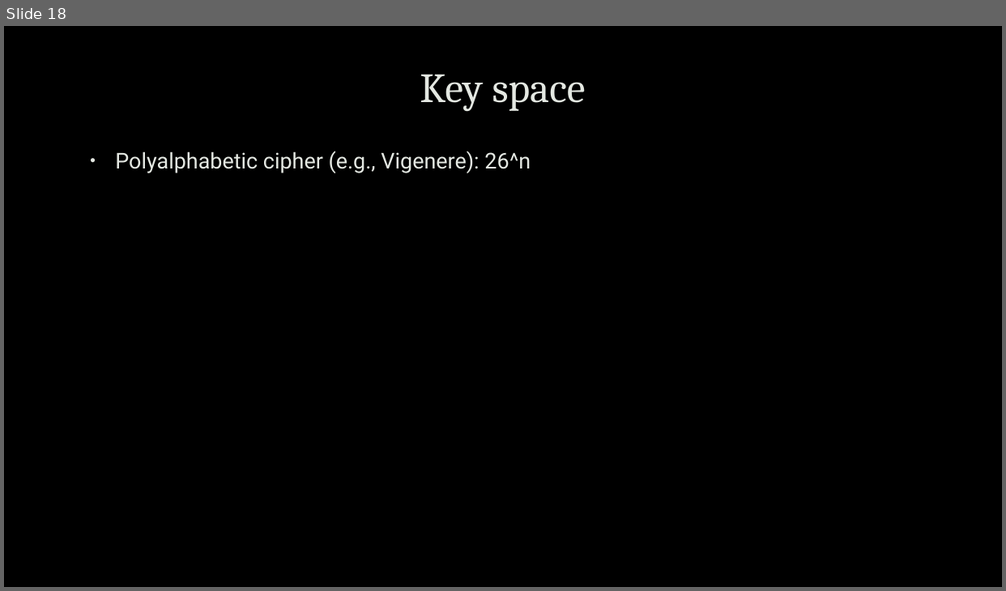
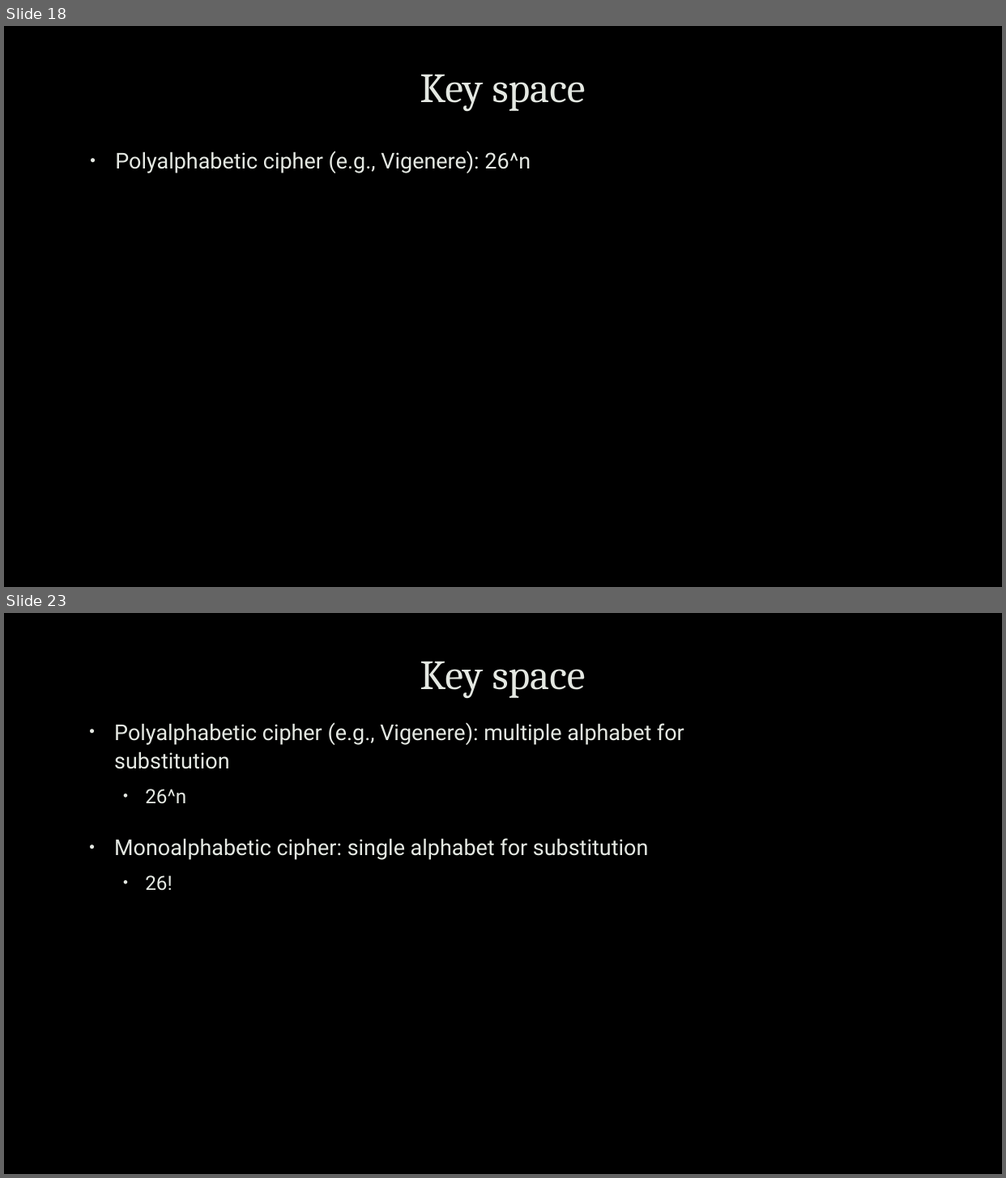
Before and after one commit to uwacyber/cits1003, a slide deck: cits1003-lecture_slides/CITS1003-2 Cryptography-exercises.pptx. Shown one above the other, each under a label of ours: slide 18 before the commit, slides 18 and 23 after it; the slides between them are not shown. The pictures are 1006x591 and 1006x1178 pixels, drawn with LibreOffice and Linux fonts; fonts in the diff are those of the drawing; background and template pictures are left out. Boxes give left, top, right and bottom in pixels: in the first picture for what was removed or moved away, otherwise in the second. Text is boxed around its words. In the diff, an @@ line names an element or a change of style, - is before the commit and + after.

```diff
--- a/cits1003-lecture_slides/CITS1003-2 Cryptography-exercises.pptx
+++ b/cits1003-lecture_slides/CITS1003-2 Cryptography-exercises.pptx
@@ slide 23 added at [4,613,1002,1174], background picture (left out) @@
@@ title added at [420,661,586,699], 40 pt, text #E4E8E2 @@
+Key space
@@ text added at [114,722,684,804], 21 pt, text #E4E8E2 @@
+• Polyalphabetic cipher (e.g., Vigenere): multiple alphabet for substitution
+  • 26^n
@@ text added at [114,838,648,891], 21 pt, text #E4E8E2 @@
+• Monoalphabetic cipher: single alphabet for substitution
+  • 26!
```
Also in this commit, not shown: 4 slides changed, 5 other slides added.
